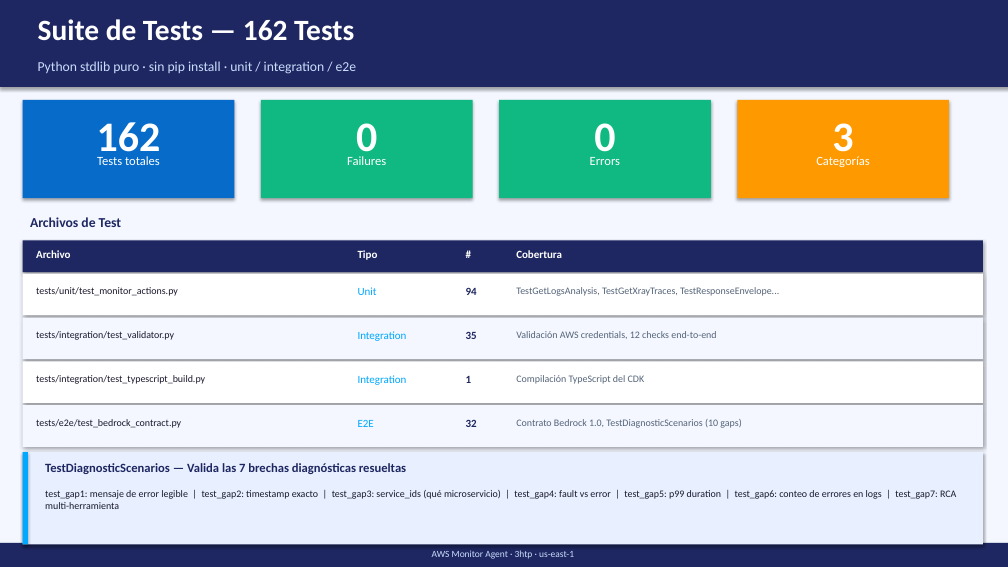
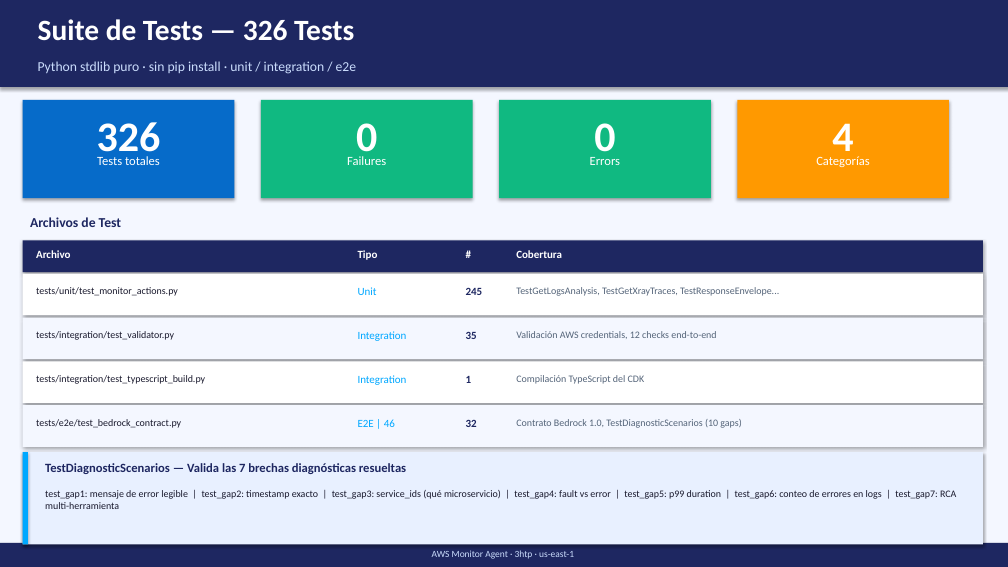
Before and after one commit to silveiraSoft/aws-monitor, a slide deck: slide 11 of docs/aws-monitor-dev-guide.pptx (slide 10 before the commit). Drawn at 1008x567 pixels with LibreOffice and Linux fonts; fonts in the diff are those of the drawing. Boxes give left, top, right and bottom in pixels: in the first picture for what was removed or moved away, otherwise in the second. Text is boxed around its words. In the diff, an @@ line names an element or a change of style, - is before the commit and + after.

```diff
--- a/docs/aws-monitor-dev-guide.pptx
+++ b/docs/aws-monitor-dev-guide.pptx
@@ text at (38,19,354,41): text changed @@
-Suite de Tests — 162 Tests
+Suite de Tests — 326 Tests
@@ text at (97,122,161,162): text changed @@
-162
+326
@@ text at (832,123,853,162): text changed @@
-3
+4
@@ text at (466,287,483,295): text changed @@
-94
+245
@@ text at (358,419,395,427): text changed @@
-E2E
+E2E | 46
```
Also in this commit, not shown: 7 other slides changed, 1 slide added, 1 other file.
